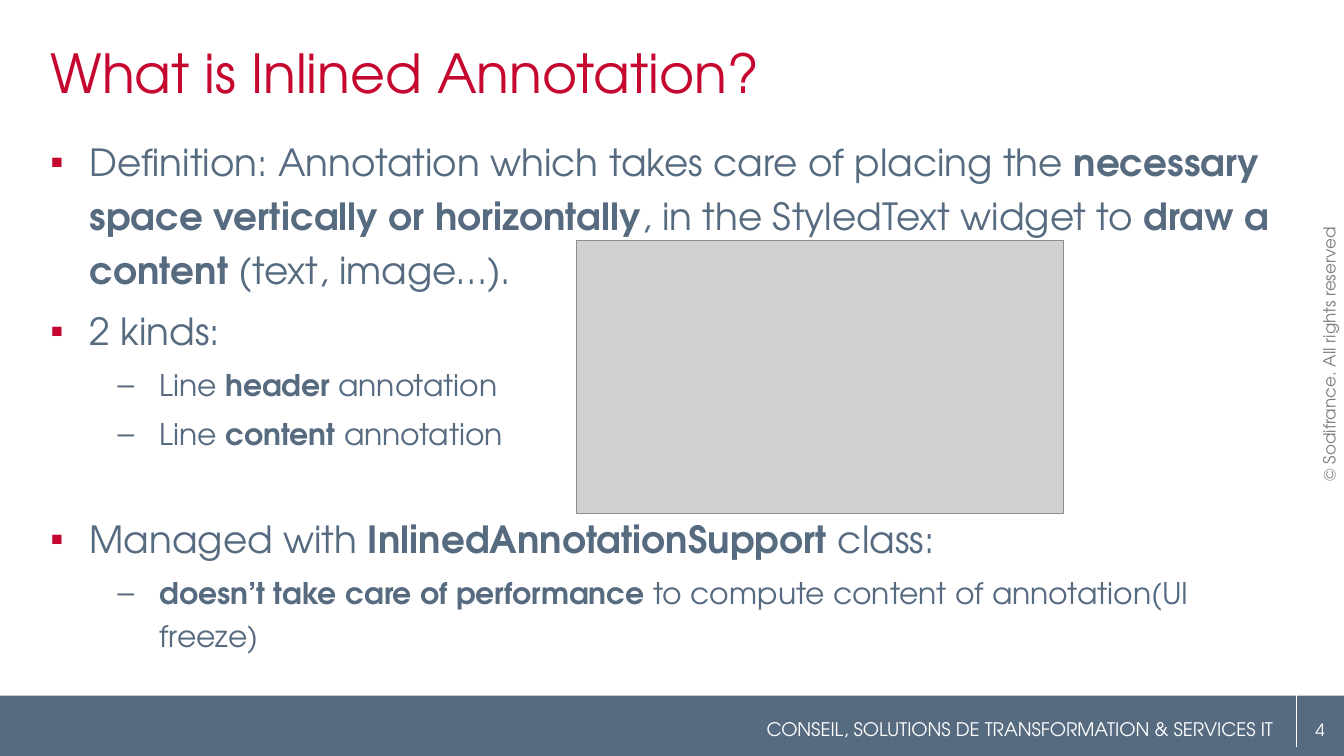
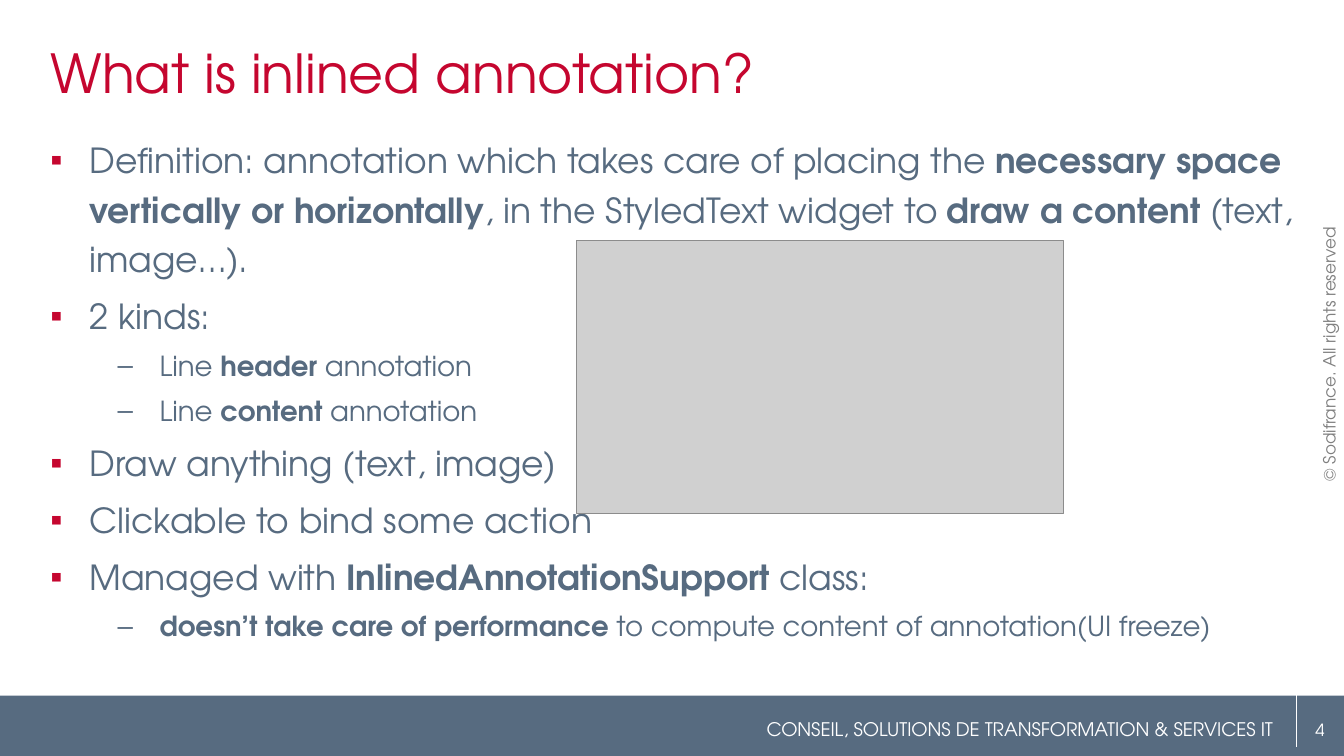
Before and after one commit to angelozerr/EclipseConFrance2018, a slide deck: slide 4 of EclipseConFrance2018_CodeMining.pptx. Drawn at 1344x756 pixels with LibreOffice and Linux fonts; fonts in the diff are those of the drawing; grey boxes stand for pictures; background and template pictures are left out. Boxes give left, top, right and bottom in pixels: in the first picture for what was removed or moved away, otherwise in the second. Text is boxed around its words. In the diff, an @@ line names an element or a change of style, - is before the commit and + after.

Commit message:
Explain inlined annotation.

```diff
--- a/EclipseConFrance2018_CodeMining.pptx
+++ b/EclipseConFrance2018_CodeMining.pptx
@@ title at (x1=50, y1=52, x2=755, y2=94): text changed @@
-What is Inlined Annotation?
+What is inlined annotation?
@@ text at (x1=90, y1=147, x2=1293, y2=280): text changed; size 20 to 18.5 pt @@
-▪ Definition: Annotation which takes care of placing the necessary space vertically or horizontally, in the StyledText widget to draw a content (text, image…).
+▪ Definition: annotation which takes care of placing the necessary space vertically or horizontally, in the StyledText widget to draw a content (text, image…).
@@ text at (x1=90, y1=303, x2=1211, y2=642): size 20 to 18.5 pt in "2 kinds:", "Managed with InlinedAnnotationSupport class:"; size 16 to 14.8 pt in "Line header annotation", "Line content annotation", "doesn’t take care of performance to compute ..." @@
@@ text at (x1=90, y1=450, x2=592, y2=534): paragraphs added @@
+▪ Draw anything (text, image)
+▪ Clickable to bind some action
```
Also in this commit, not shown: 7 other slides changed, 1 slide added, 1 slide removed, 1 other file.
